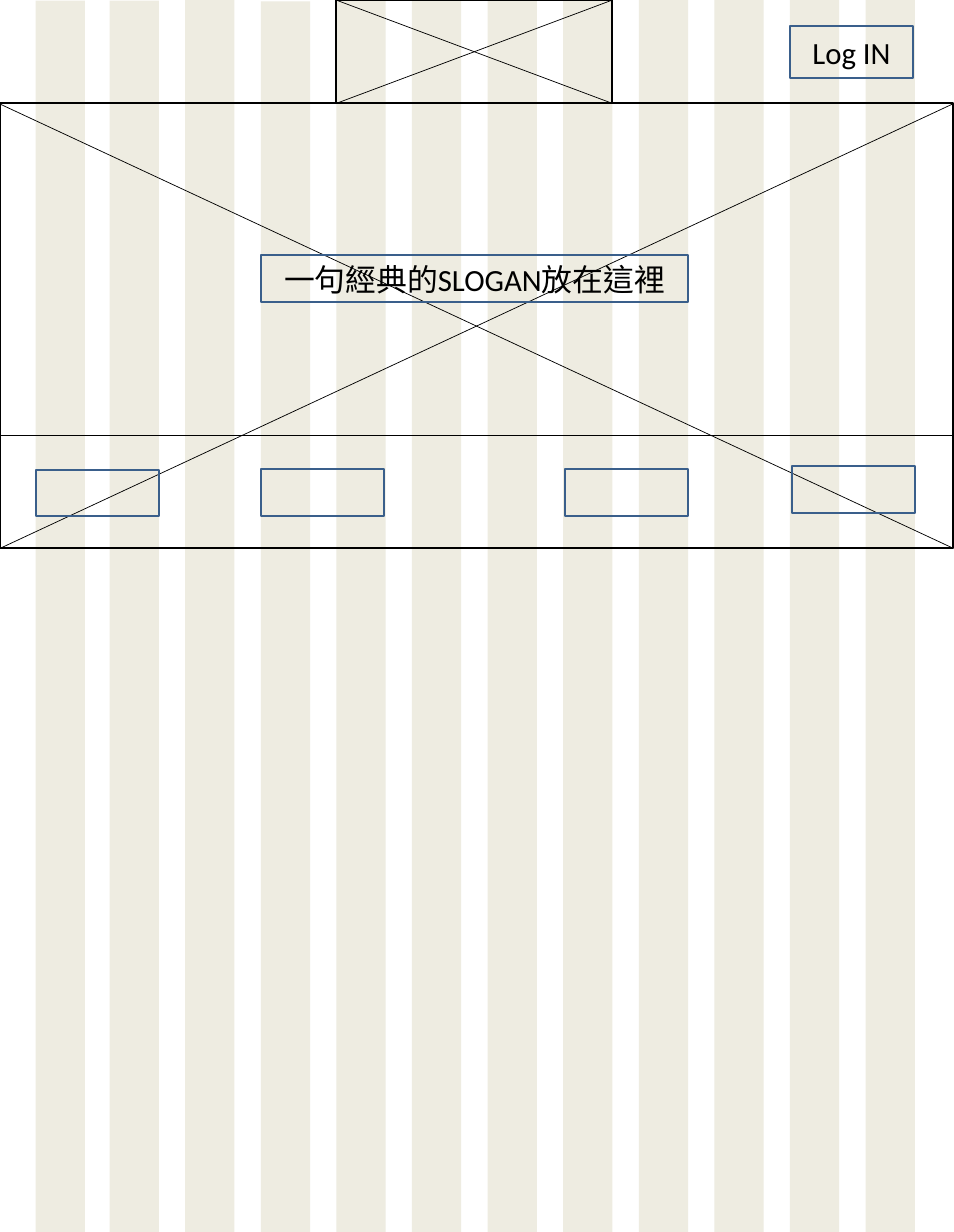
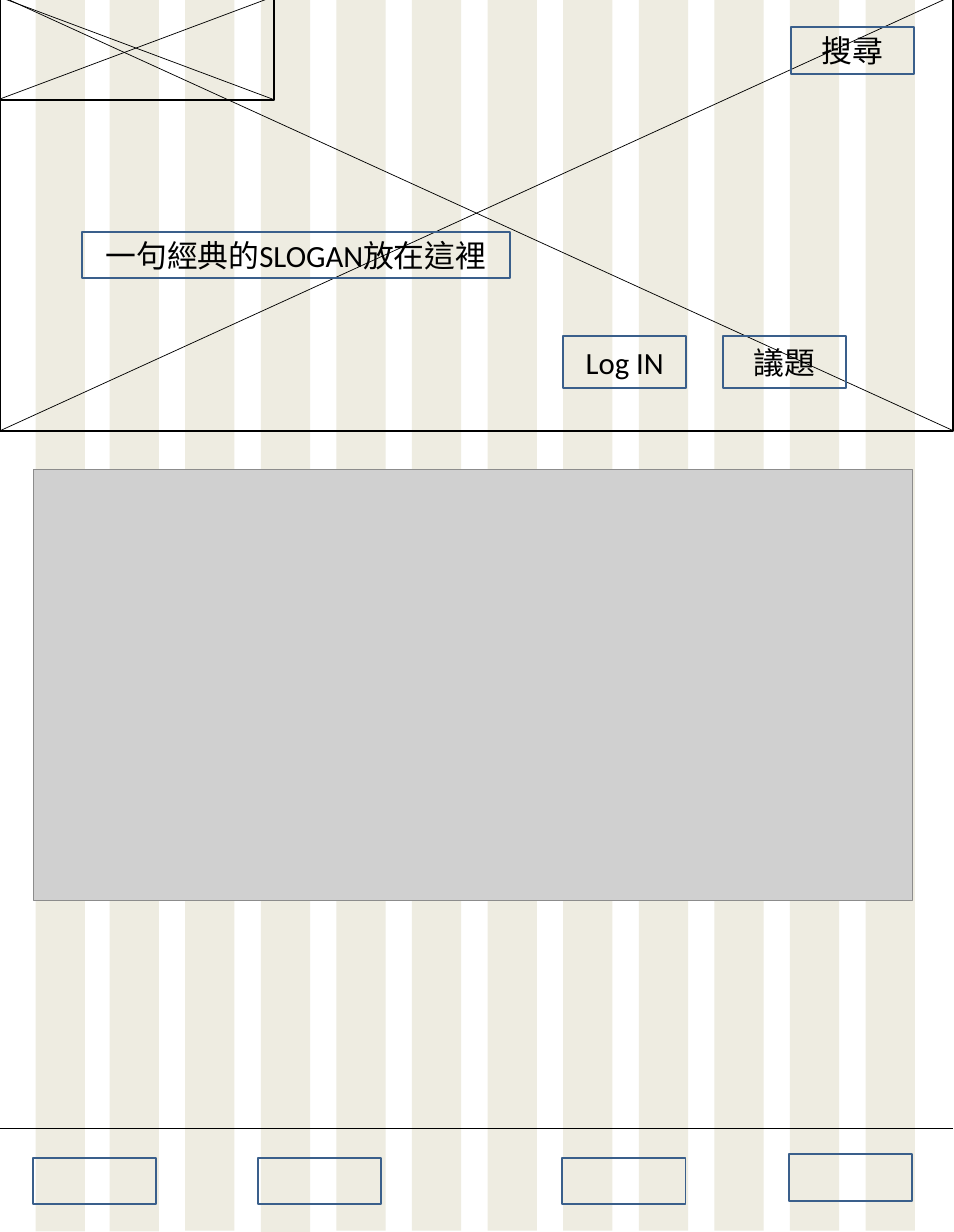
Before and after one commit to s60912frank/F2E-FinalProject, a slide deck: slide 1 of webdesign/Bigsize.pptx. Drawn at 954x1232 pixels with LibreOffice and Linux fonts; fonts in the diff are those of the drawing; grey boxes stand for pictures. Boxes give left, top, right and bottom in pixels: in the first picture for what was removed or moved away, otherwise in the second. Text is boxed around its words. In the diff, an @@ line names an element or a change of style, - is before the commit and + after.

```diff
--- a/webdesign/Bigsize.pptx
+++ b/webdesign/Bigsize.pptx
@@ rectangle: place and size @@
-rectangle at <box>0,103,953,548</box>
+rectangle at <box>0,0,953,431</box>
@@ line moved from (954, 103) - (0, 549) to (954, 0) - (0, 431) @@
@@ line moved from (0, 104) - (953, 549) to (0, 0) - (953, 431) @@
@@ rectangle: place and size @@
-rectangle at <box>336,0,612,103</box>
+rectangle at <box>0,0,274,99</box>
@@ line moved from (336, 0) - (612, 103) to (0, 0) - (274, 99) @@
@@ line moved from (612, 0) - (336, 103) to (274, 0) - (0, 99) @@
@@ rectangle added at <box>790,27,913,74</box>, outline #3A5F8C 2 pt, 31 pt, text #000000 @@
+搜尋
@@ rectangle "一句經典的SLOGAN放在這裡": place and size @@
-rectangle "一句經典的SLOGAN放在這裡" at <box>261,255,688,302</box>
+rectangle "一句經典的SLOGAN放在這裡" at <box>82,232,509,278</box>
@@ rectangle "Log IN": place and size @@
-rectangle "Log IN" at <box>790,26,913,78</box>
+rectangle "Log IN" at <box>563,336,686,388</box>
@@ rectangle added at <box>723,336,846,388</box>, outline #3A5F8C 2 pt, 31 pt, text #000000 @@
+議題
@@ picture added at <box>33,469,912,900</box> @@
@@ line moved from (0, 436) - (954, 436) to (0, 1128) - (953, 1128) @@
@@ 4 rectangles: place and size @@
-4 rectangles at <box>36,466,915,516</box>
+4 rectangles at <box>33,1154,912,1204</box>
```
Also in this commit, not shown: 3 other slides changed, 2 slides added.
